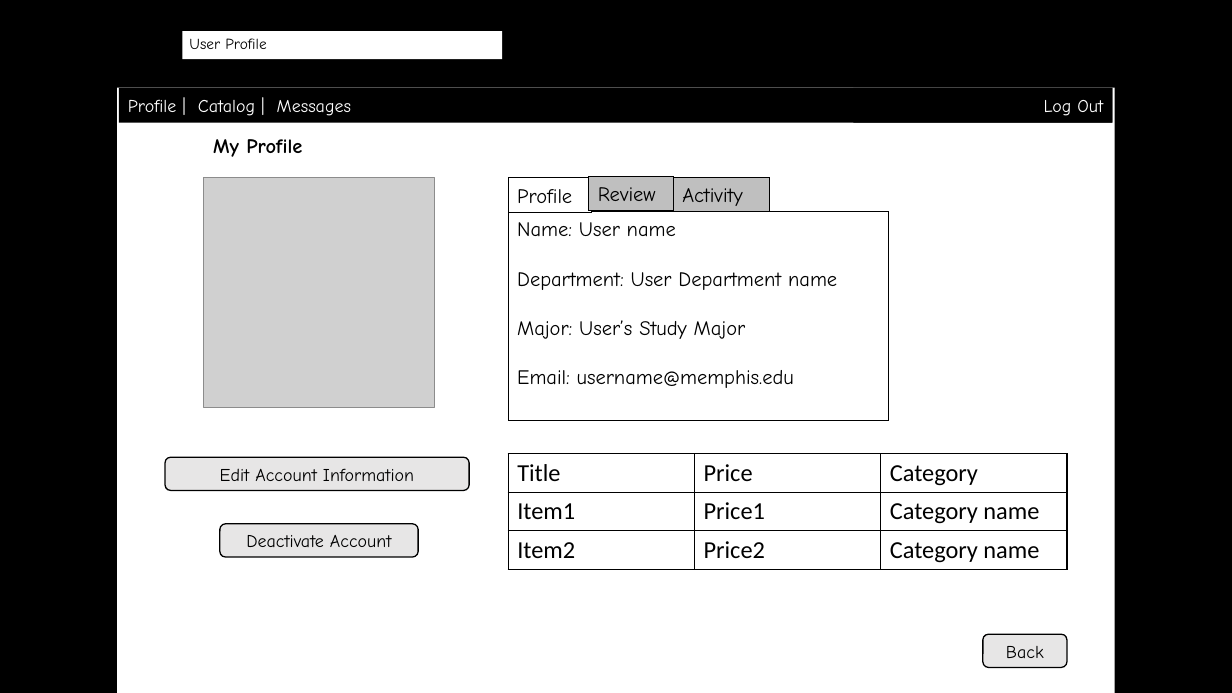
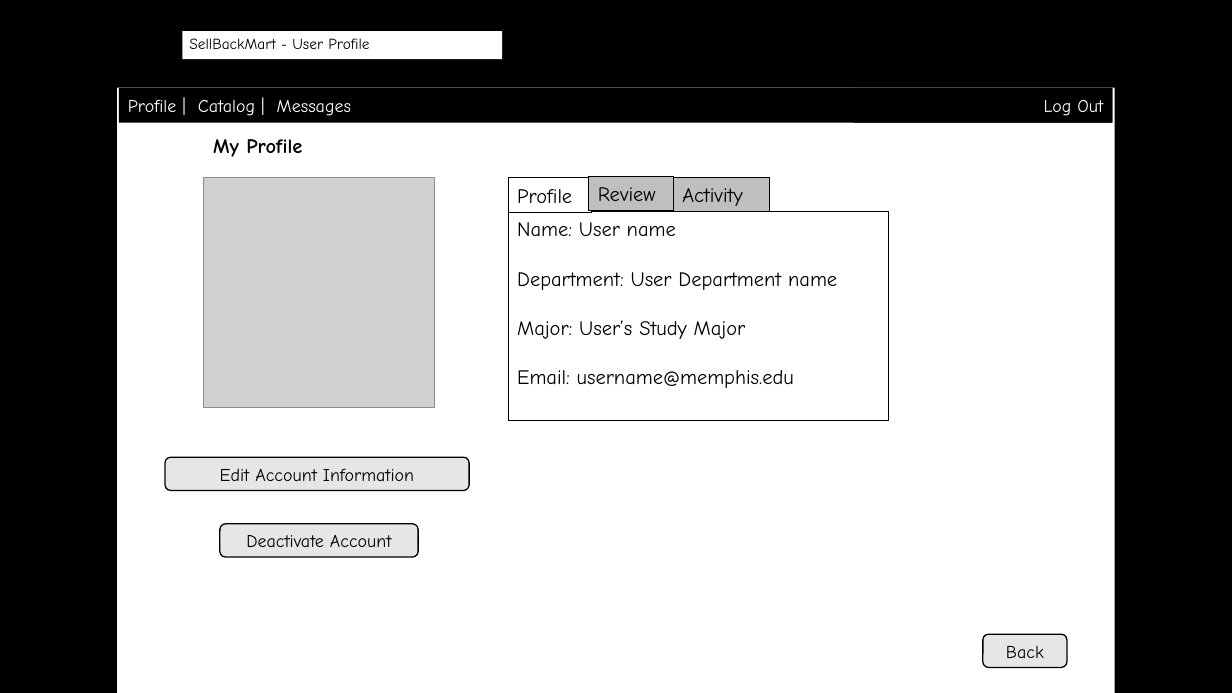
Before and after one commit to byllynho/SellBackMart, a slide deck: slide 11 of docs/wireframes/wireframes.pptx (slide 8 before the commit). Drawn at 1232x693 pixels with LibreOffice and Linux fonts; fonts in the diff are those of the drawing; grey boxes stand for pictures; background and template pictures are left out. Boxes give left, top, right and bottom in pixels: in the first picture for what was removed or moved away, otherwise in the second. Text is boxed around its words. In the diff, an @@ line names an element or a change of style, - is before the commit and + after.

```diff
--- a/docs/wireframes/wireframes.pptx
+++ b/docs/wireframes/wireframes.pptx
@@ text at bbox=[189, 38, 369, 49]: text changed @@
-User Profile
+SellBackMart - User Profile
@@ table removed at bbox=[508, 454, 1068, 569], 3 rows, 3 columns @@
-Title | Price | Category
-Item1 | Price1 | Category name
-Item2 | Price2 | Category name
```
Also in this commit, not shown: 10 other slides changed, 3 slides added.
